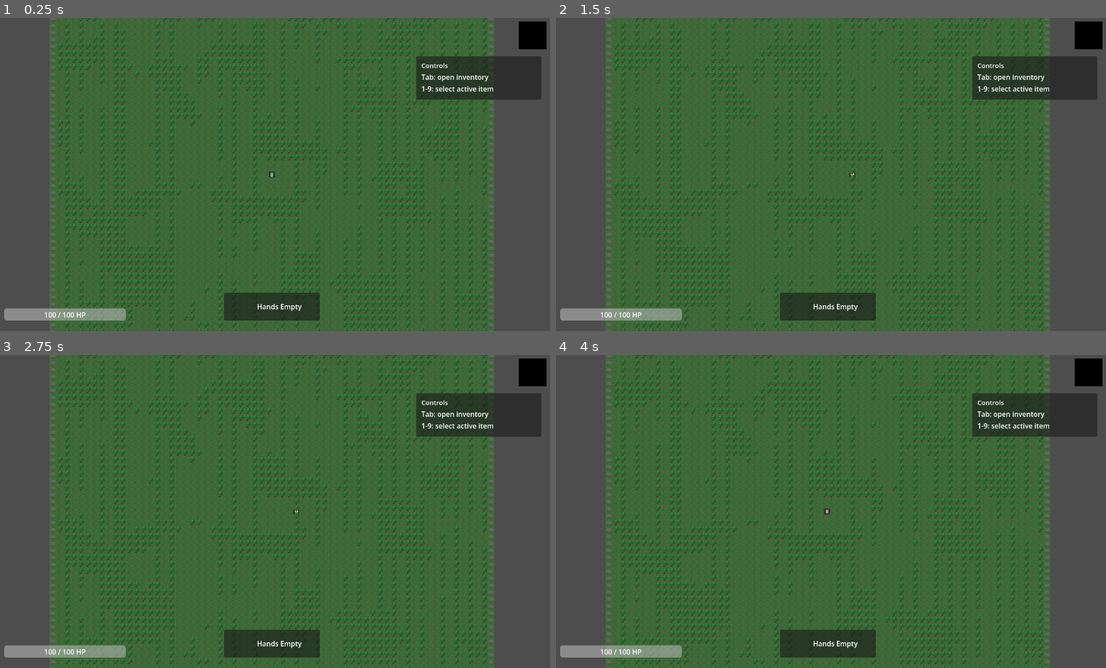
Above: before the commit, frames 1-4 (two rows, left to right).
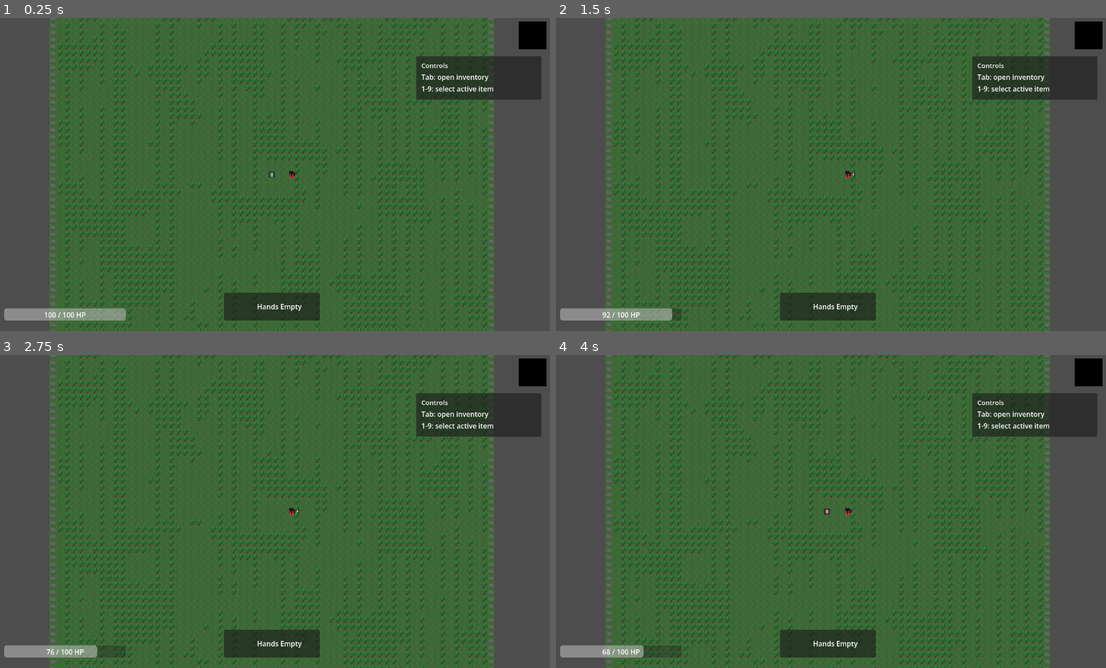
Above: after the commit, the same moments.

Repository: Maddiplomat/Project-alchemy
Game: Godot game, scene res://scenes/World.tscn
The game is run twice, just before and just after one commit, with the same random seed, the same clock (stepped at 60 frames per second) and the same inputs.
Inputs (mouse positions are in pixels of both pictures, inside the frame that each line leads up to):
- Up to frame 1 (0.25 s): no input
- Up to frame 2 (1.5 s): tap Enter at 0.5 s; move the mouse to (952, 158) at 0.52 s; hold D (move_right) 0.53-1.25 s; hold E (interact) 0.53-1.25 s; click (952, 158) at 0.67 s; tap Space at 1.25 s; drag from (715, 190) to (880, 193) at 1.27 s
- Up to frame 3 (2.75 s): tap Enter at 2 s; move the mouse to (330, 442) at 2.02 s; hold D (move_right) from 2.03 s (still down); hold E (interact) from 2.03 s (still down)
- Up to frame 4 (4 s): release D (move_right) at 2.75 s; release E (interact) at 2.75 s; tap Space at 2.75 s; drag from (798, 574) to (699, 473) at 2.77 s; tap Enter at 3.5 s; move the mouse to (996, 558) at 3.52 s; hold A (move_left) from 3.53 s (still down); hold E (interact) from 3.53 s (still down)

The runs differ from the first frame. In frame 1, less than 0.1% of the frame differs, in the area x 52-54%, y 48-52%; in frame 2, 0.2%; in frame 3, 0.3%; in frame 4, 0.4%, in the area x 8-54%, y 48-97%.

Commit message:
Add spike pit hazard damage test

Diff:
--- /dev/null
+++ b/scenes/TestHazard.tscn
@@ -0,0 +1,23 @@
+[gd_scene format=3 uid="uid://dr4m4n4u7k11p"]
+
+[ext_resource type="Script" path="res://scripts/TestHazard.gd" id="1_mrmnk"]
+
+[sub_resource type="RectangleShape2D" id="RectangleShape2D_a2h0j"]
+size = Vector2(16, 16)
+
+[node name="TestHazard" type="Area2D"]
+script = ExtResource("1_mrmnk")
+
+[node name="Pit" type="Polygon2D" parent="."]
+color = Color(0.141176, 0.0745098, 0.0980392, 1)
+polygon = PackedVector2Array(-8, -8, 8, -8, 8, 8, -8, 8)
+
+[node name="Spikes" type="Polygon2D" parent="."]
+color = Color(0.788235, 0.227451, 0.196078, 1)
+polygon = PackedVector2Array(-8, 8, -6, -4, -2, 8, 0, -4, 4, 8, 6, -4, 8, 8)
+
+[node name="CollisionShape2D" type="CollisionShape2D" parent="."]
+shape = SubResource("RectangleShape2D_a2h0j")
+
+[node name="DamageTimer" type="Timer" parent="."]
+one_shot = false
--- a/scenes/World.tscn
+++ b/scenes/World.tscn
@@ -5,6 +5,7 @@
 [ext_resource type="PackedScene" uid="uid://cxfen0v27oux3" path="res://scenes/Player.tscn" id="3_7g83o"]
 [ext_resource type="PackedScene" path="res://scenes/UI/HUD.tscn" id="4_hud"]
 [ext_resource type="PackedScene" uid="uid://b1f6s64gvfqtt" path="res://scenes/inventory_grid.tscn" id="5_1lgw5"]
+[ext_resource type="PackedScene" path="res://scenes/TestHazard.tscn" id="6_30o7v"]
 
 [node name="World" type="Node2D" unique_id=1488050509]
 script = ExtResource("2_nvi4h")
@@ -31,6 +32,9 @@
 [node name="Player" parent="." unique_id=297416554 instance=ExtResource("3_7g83o")]
 position = Vector2(512, 512)
 
+[node name="TestHazard" parent="." instance=ExtResource("6_30o7v")]
+position = Vector2(560, 512)
+
 [node name="HUD" parent="." unique_id=1866474338 instance=ExtResource("4_hud")]
 
 [node name="InventoryGrid" parent="." unique_id=771886120 instance=ExtResource("5_1lgw5")]
--- /dev/null
+++ b/scripts/TestHazard.gd
@@ -0,0 +1,70 @@
+extends Area2D
+
+@export var damage_amount: int = 8
+@export var damage_interval_seconds: float = 0.75
+@export var damage_on_entry := true
+
+@onready var _damage_timer := $DamageTimer as Timer
+
+var _tracked_bodies: Array[Node2D] = []
+
+
+func _ready() -> void:
+	body_entered.connect(_on_body_entered)
+	body_exited.connect(_on_body_exited)
+	_damage_timer.wait_time = damage_interval_seconds
+	_damage_timer.timeout.connect(_on_damage_timer_timeout)
+
+
+func _on_body_entered(body: Node) -> void:
+	if not _is_player_body(body):
+		return
+
+	var player_body := body as Node2D
+	if _tracked_bodies.has(player_body):
+		return
+
+	_tracked_bodies.append(player_body)
+	if damage_on_entry:
+		_apply_damage()
+	_update_damage_timer()
+
+
+func _on_body_exited(body: Node) -> void:
+	var tracked_index := _tracked_bodies.find(body)
+	if tracked_index == -1:
+		return
+
+	_tracked_bodies.remove_at(tracked_index)
+	_update_damage_timer()
+
+
+func _on_damage_timer_timeout() -> void:
+	if _tracked_bodies.is_empty():
+		_damage_timer.stop()
+		return
+
+	_apply_damage()
+
+
+func _update_damage_timer() -> void:
+	if _tracked_bodies.is_empty():
+		_damage_timer.stop()
+		return
+
+	if not _damage_timer.is_stopped():
+		return
+
+	_damage_timer.start()
+
+
+func _apply_damage() -> void:
+	if GameManager.game_state == GameManager.GameState.GAME_OVER:
+		_damage_timer.stop()
+		return
+
+	GameManager.damage_player(damage_amount)
+
+
+func _is_player_body(body: Node) -> bool:
+	return body is CharacterBody2D and body.name == "Player"
Not shown, added: scripts/TestHazard.gd.uid
